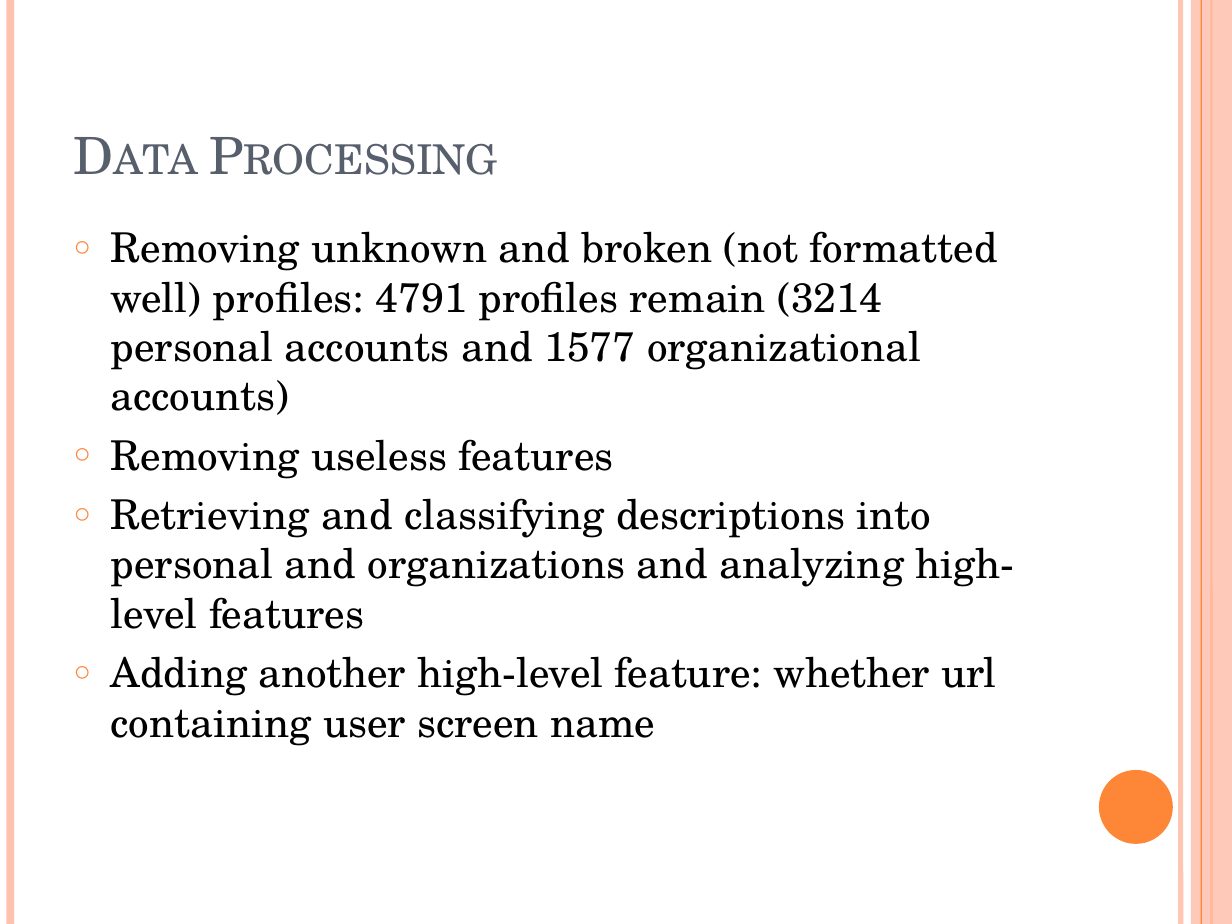
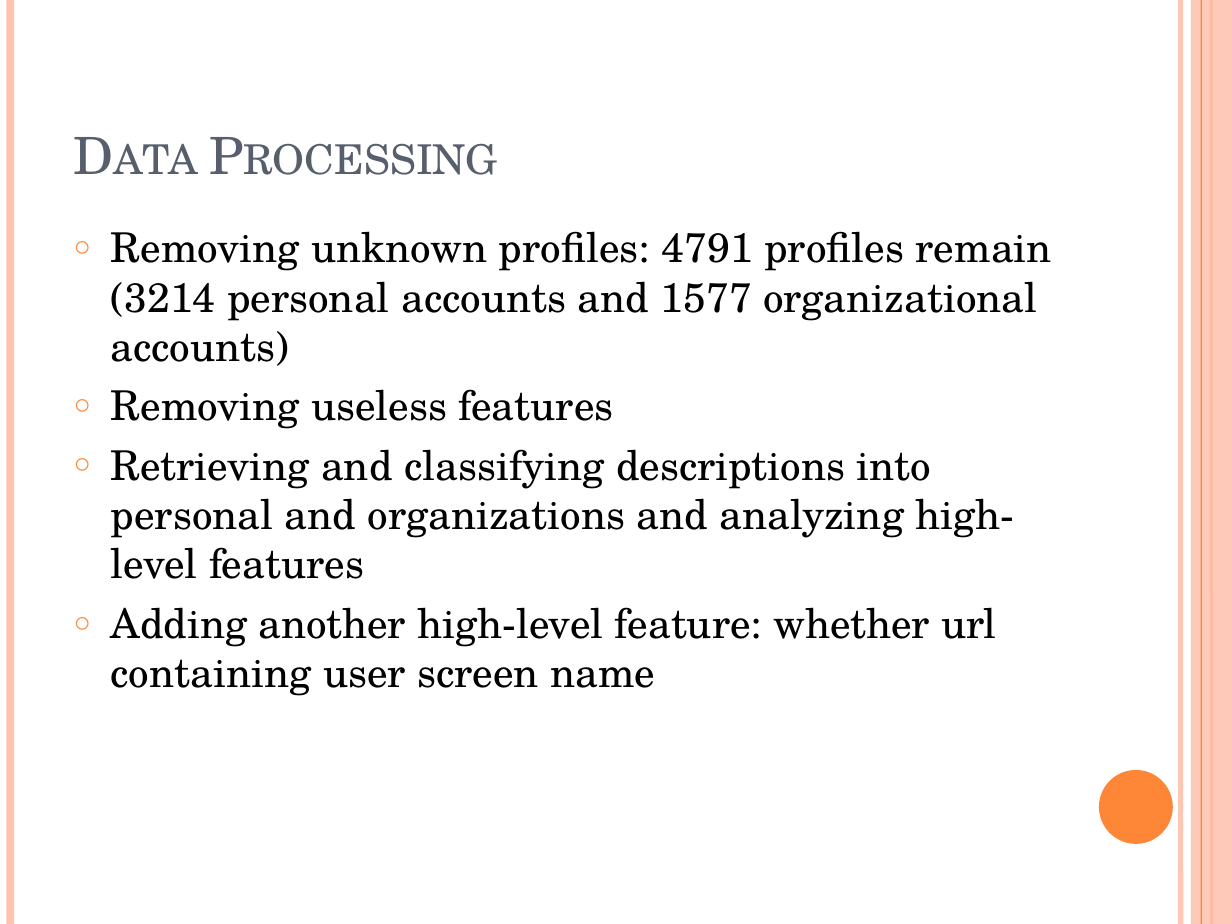
Before and after one commit to ttang10/Organization_Detection_ML, a slide deck: slide 9 of Organization Detection.pptx. Drawn at 1232x924 pixels with LibreOffice and Linux fonts; fonts in the diff are those of the drawing. Boxes give left, top, right and bottom in pixels: in the first picture for what was removed or moved away, otherwise in the second. Text is boxed around its words. In the diff, an @@ line names an element or a change of style, - is before the commit and + after.

```diff
--- a/Organization Detection.pptx
+++ b/Organization Detection.pptx
@@ text at (111,231,1052,366): text changed @@
-○ Removing unknown and broken (not formatted well) profiles: 4791 profiles remain (3214 personal accounts and 1577 organizational accounts)
+○ Removing unknown profiles: 4791 profiles remain (3214 personal accounts and 1577 organizational accounts)
```
Also in this commit, not shown: 2 other slides changed, 45 other files.
